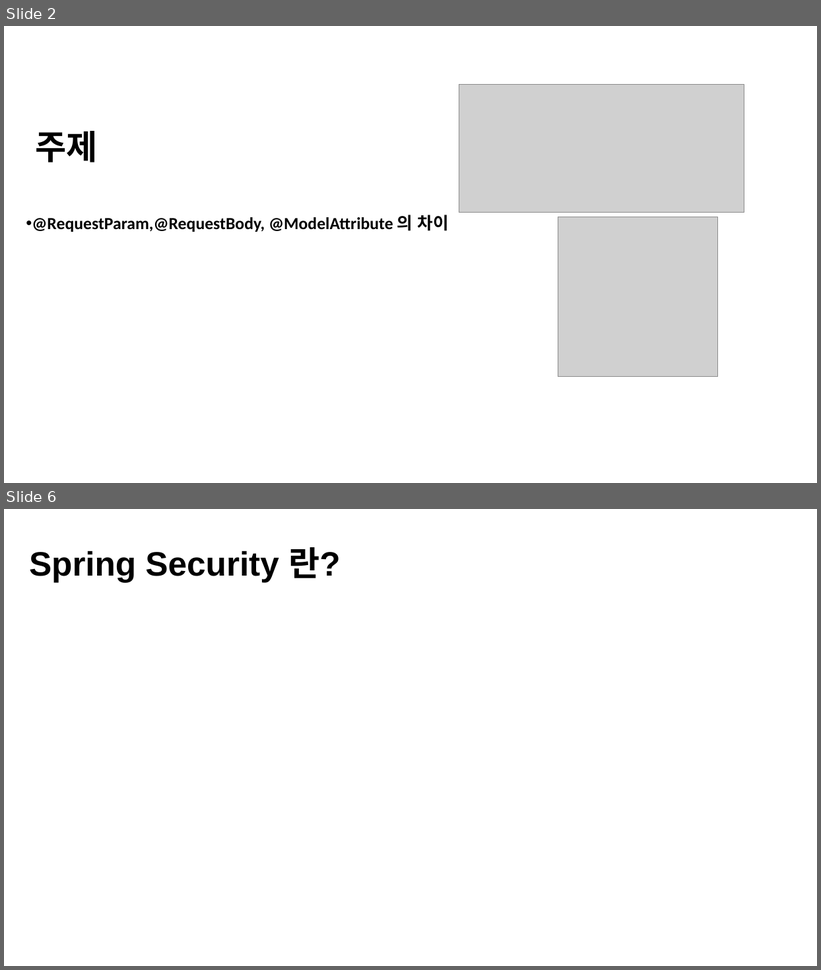
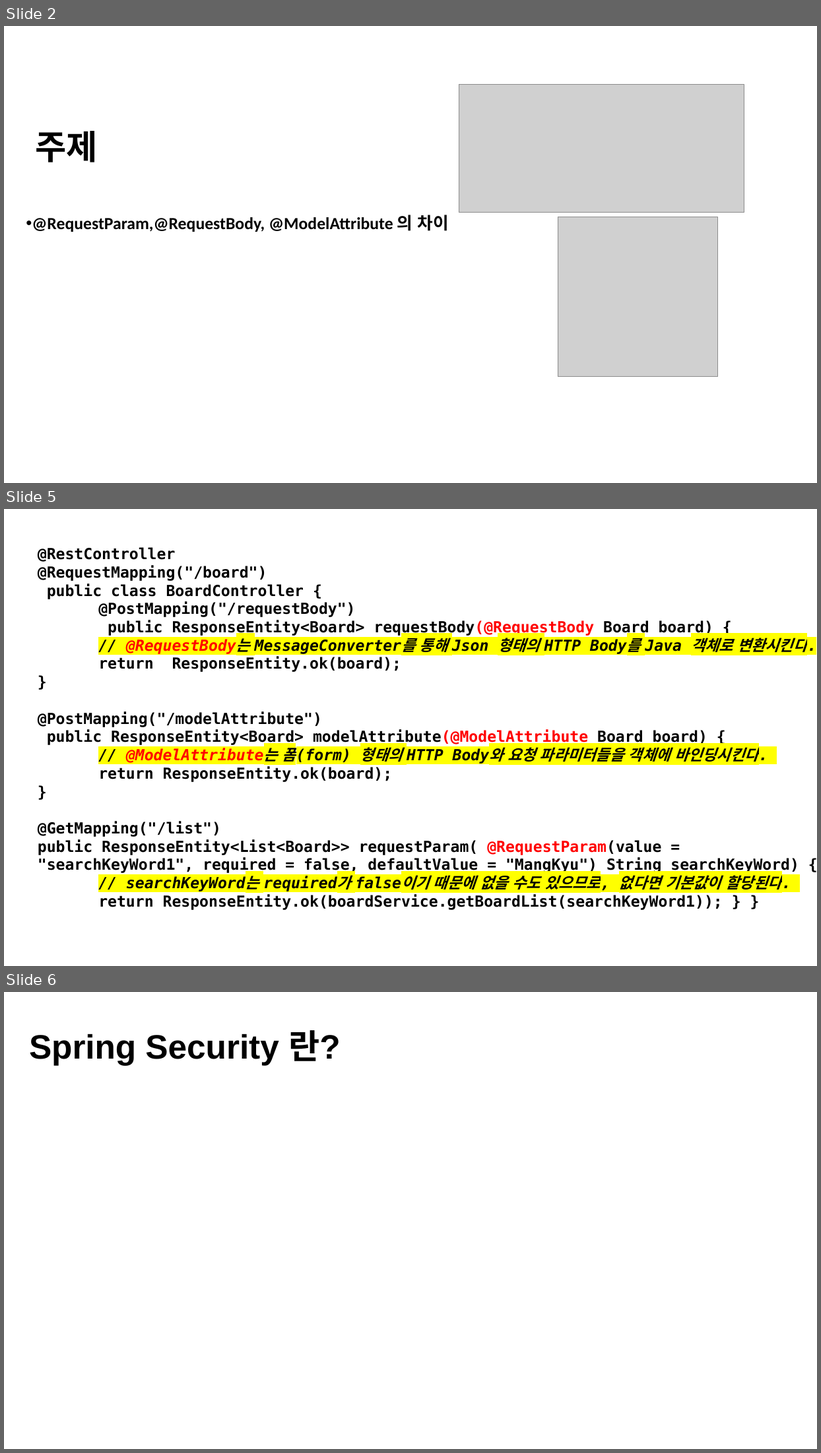
Before and after one commit to kyungmin1221/Tave_Study, a slide deck: 복습정리자료/spring 6주차 정리(kyungmin) .pptx. Shown one above the other, each under a label of ours: slides 2 and 6 before the commit, slides 2, 5 and 6 after it; the slides between them are not shown. The pictures are 821x970 and 821x1453 pixels, drawn with LibreOffice and Linux fonts; fonts in the diff are those of the drawing; grey boxes stand for pictures. Boxes give left, top, right and bottom in pixels: in the first picture for what was removed or moved away, otherwise in the second. Text is boxed around its words. In the diff, an @@ line names an element or a change of style, - is before the commit and + after.

```diff
--- a/복습정리자료/spring 6주차 정리(kyungmin) .pptx
+++ b/복습정리자료/spring 6주차 정리(kyungmin) .pptx
@@ slide 5 added at [4,509,817,966], background #FFFFFF @@
@@ text added at [38,547,807,910], 18 pt, text #000000, bold @@
+@RestController
+@RequestMapping("/board")
+public class BoardController {
+@PostMapping("/requestBody")
+public ResponseEntity<Board> requestBody(@RequestBody Board board) {
+// @RequestBody는 MessageConverter를 통해 Json 형태의 HTTP Body를 Java 객체로 변환시킨다.
+return ResponseEntity.ok(board);
+}
+@PostMapping("/modelAttribute")
+public ResponseEntity<Board> modelAttribute(@ModelAttribute Board board) {
+// @ModelAttribute는 폼(form) 형태의 HTTP Body와 요청 파라미터들을 객체에 바인딩시킨다.
+return ResponseEntity.ok(board);
+}
+@GetMapping("/list")
+public ResponseEntity<List<Board>> requestParam( @RequestParam(value = "searchKeyWord1", required = false, defaultValue = "MangKyu") String searchKeyWord) {
+// searchKeyWord는 required가 false이기 때문에 없을 수도 있으므로, 없다면 기본값이 할당된다.
+return ResponseEntity.ok(boardService.getBoardList(searchKeyWord1)); } }
```
Also in this commit, not shown: 2 slides changed, 2 other slides added, 1 slide removed.
